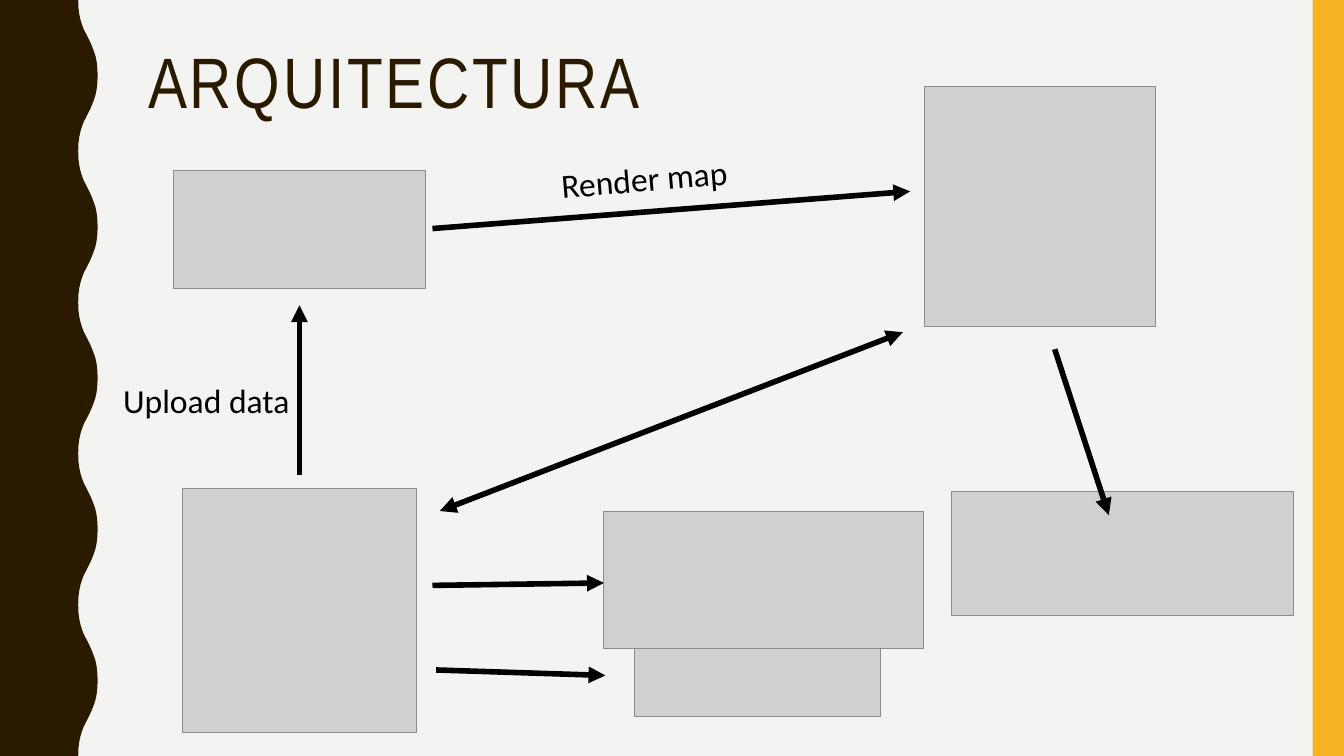
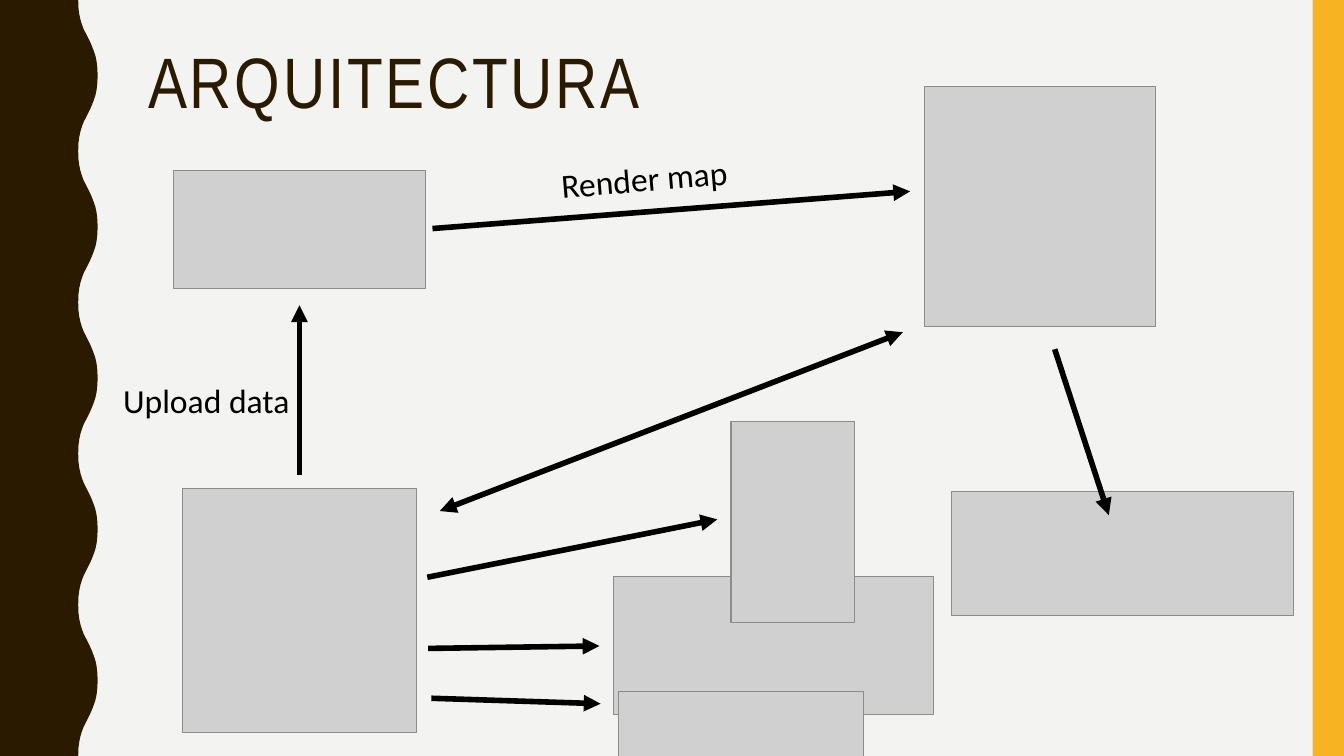
Before and after one commit to Zavierazo/hackatrips-hotelbeds, a slide deck: slide 6 of presentacion.pptx (slide 7 before the commit). Drawn at 1344x756 pixels with LibreOffice and Linux fonts; fonts in the diff are those of the drawing; grey boxes stand for pictures. Boxes give left, top, right and bottom in pixels: in the first picture for what was removed or moved away, otherwise in the second. Text is boxed around its words. In the diff, an @@ line names an element or a change of style, - is before the commit and + after.

Commit message:
Update presentacion

```diff
--- a/presentacion.pptx
+++ b/presentacion.pptx
@@ picture added at bbox=[731, 422, 855, 623] @@
@@ arrow added from (427, 578) to (718, 519), #000000 4 pt @@
@@ picture: place and size @@
-picture at bbox=[604, 511, 924, 648]
+picture at bbox=[614, 577, 934, 714]
@@ arrow moved from (433, 586) - (604, 583) to (429, 648) - (600, 646) @@
@@ arrow moved from (437, 670) - (606, 676) to (432, 699) - (601, 704) @@
@@ picture: place and size @@
-picture at bbox=[635, 644, 880, 717]
+picture at bbox=[618, 692, 863, 756]
```
Also in this commit, not shown: 1 other slide changed, 1 slide removed.
